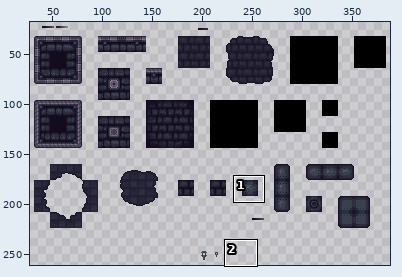
Sprite sheet -- Assets/Art/World/Tilemaps/Aquaduct/Aquaduct Tileset 1.png. The first picture is a wide view before the edit; the outline marks the close-up.
Close-up. Earlier state:
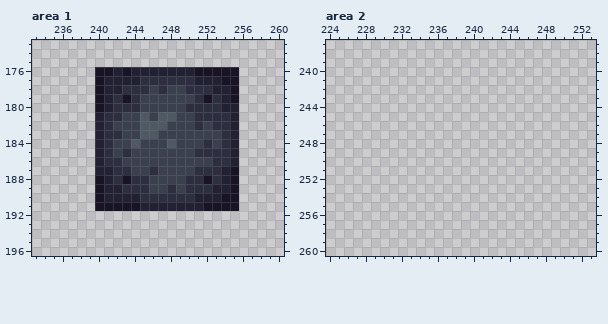
The file is 480x270 pixels. Colours within 5 levels of each other are drawn and written as one. Shown: area 1: x 233..260, y 173..196; area 2: x 224..253, y 237..260. The wide view leaves out empty margins. The commit also changed other parts of the picture, which this record leaves out.
Now the later version:
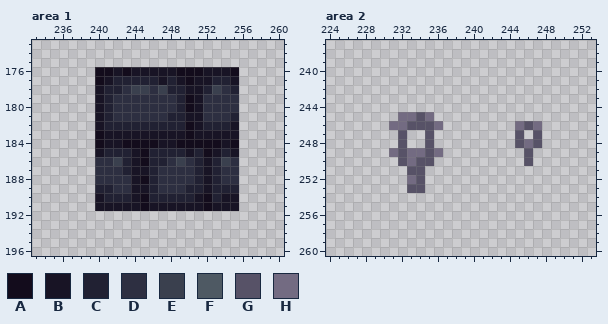
Palette (. is transparent): A #130c1c  B #181425  C #212133  D #2d2f41  E #3a404e  F #4e5963  G #575267  H #736b82
Edits made:
Changed rows in their new state; - is an unchanged pixel.
Area 1:
first column x 240:
176 AABABBBBBAAA---A
177 AB---CCBCBABB-C-
178 ----EEDECCBBCEDC
179 ---D-DDDDCABD-DD
180 -----DDDDCAB--DD
181 BC-DDDDDCCBB----
182 BCCCCCCCCCABCCCB
183 ABBBBBBBBBABBBBB
184 ABBAAAABBAAAAABA
185 BCCCBACCCCBCABCB
186 D-ECBACCD-DCBCED
187 DD-CBBCDDDDCBCDD
188 DD-DBACDDD-C-CDD
189 C-D-BBCD-DCCB--C
190 ----BACCCCCBA---
191 -----ABBBBBBA---
Area 2:
first column x 231:
245 -HHGH------------
246 HHGGGH--------HGH
247 -G--G---------G-G
248 -G--G---------GHG
249 HGHHGH---------G-
250 -GHGG----------G-
251 --GG-------------
252 --HG-------------
253 --GG-------------
Pixel boxes of the changes (left, top, right, bottom) in both close-ups:
changed: (95, 67, 239, 211)
added: (389, 112, 443, 193)
added: (515, 121, 542, 166)
